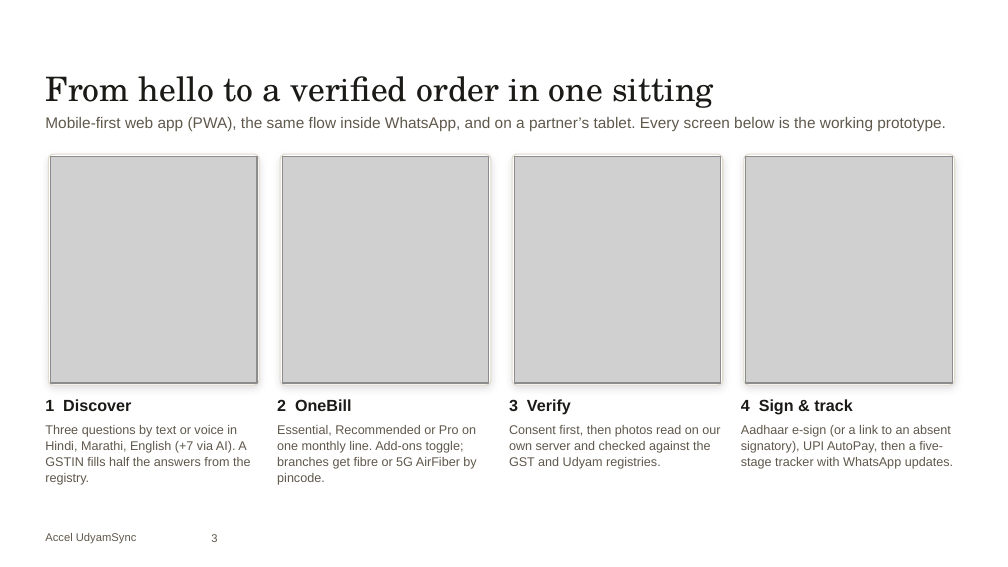
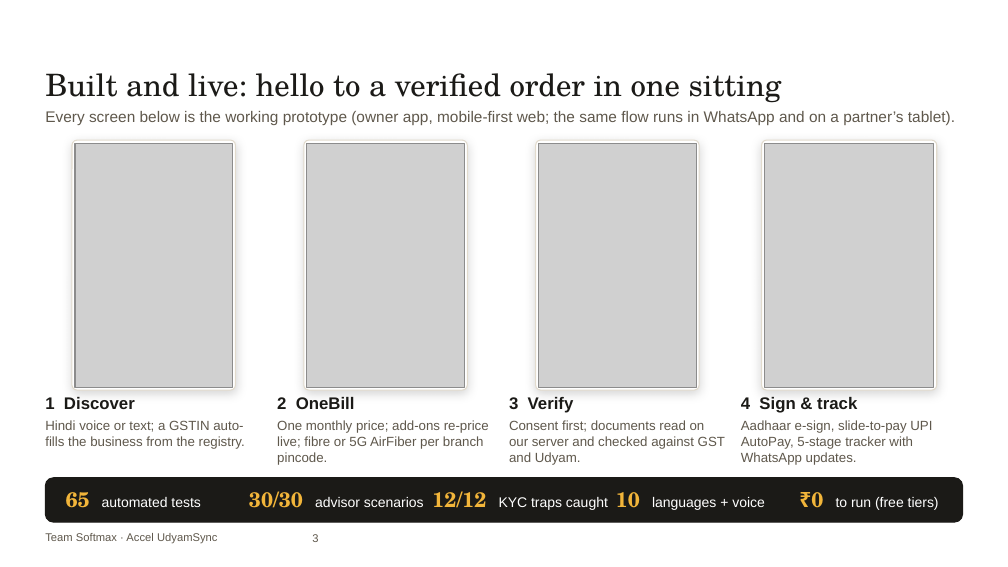
Before and after one commit to ac265640/UdyamSync, a slide deck: slide 3 of submission/UdyamSync_Submission.pptx. Drawn at 1008x567 pixels with LibreOffice and Linux fonts; fonts in the diff are those of the drawing; grey boxes stand for pictures; background and template pictures are left out. Boxes give left, top, right and bottom in pixels: in the first picture for what was removed or moved away, otherwise in the second. Text is boxed around its words. In the diff, an @@ line names an element or a change of style, - is before the commit and + after.

Commit message:
Submission deck v2: Team Softmax, prominent demo/GitHub links, live-platform screenshots and numbers

```diff
--- a/submission/UdyamSync_Submission.pptx
+++ b/submission/UdyamSync_Submission.pptx
@@ text at [45,73,782,103]: text changed; size 24 to 22 pt @@
-From hello to a verified order in one sitting
+Built and live: hello to a verified order in one sitting
@@ text at [45,111,955,125]: text changed @@
-Mobile-first web app (PWA), the same flow inside WhatsApp, and on a partner’s tablet. Every screen below is the working prototype.
+Every screen below is the working prototype (owner app, mobile-first web; the same flow runs in WhatsApp and on a partner’s tablet).
@@ rounded rectangle: place and size @@
-rounded rectangle at [48,154,259,385]
+rounded rectangle at [72,140,235,390]
@@ picture: place and size @@
-picture at [50,156,257,383]
+picture at [75,143,232,387]
@@ rounded rectangle: place and size @@
-rounded rectangle at [280,154,491,385]
+rounded rectangle at [303,140,467,390]
@@ picture: place and size @@
-picture at [282,156,489,383]
+picture at [306,143,464,387]
@@ shadow changed; proportions changed in 4 elements at [762,140,937,390], [72,140,235,390], [303,140,467,390], [535,140,699,390] @@
@@ rounded rectangle: place and size @@
-rounded rectangle at [512,154,723,385]
+rounded rectangle at [535,140,699,390]
@@ picture: place and size @@
-picture at [514,156,721,383]
+picture at [538,143,696,387]
@@ rounded rectangle: place and size @@
-rounded rectangle at [744,154,955,385]
+rounded rectangle at [762,140,937,390]
@@ picture: place and size @@
-picture at [746,156,953,383]
+picture at [765,143,934,387]
@@ size 11.5 to 12 pt in 4 elements at [277,397,355,409], [45,397,135,409], [509,397,574,413], [741,397,857,413] @@
@@ text at [45,420,245,449]: text changed; size 9 to 9.5 pt @@
-Three questions by text or voice in Hindi, Marathi, English (+7 via AI). A GSTIN fills half the answers from the registry.
+Hindi voice or text; a GSTIN auto-fills the business from the registry.
@@ text at [277,420,489,465]: text changed; size 9 to 9.5 pt @@
-Essential, Recommended or Pro on one monthly line. Add-ons toggle; branches get fibre or 5G AirFiber by pincode.
+One monthly price; add-ons re-price live; fibre or 5G AirFiber per branch pincode.
@@ text at [509,420,725,465]: text changed; size 9 to 9.5 pt @@
-Consent first, then photos read on our own server and checked against the GST and Udyam registries.
+Consent first; documents read on our server and checked against GST and Udyam.
@@ text at [741,420,932,465]: text changed; size 9 to 9.5 pt @@
-Aadhaar e-sign (or a link to an absent signatory), UPI AutoPay, then a five-stage tracker with WhatsApp updates.
+Aadhaar e-sign, slide-to-pay UPI AutoPay, 5-stage tracker with WhatsApp updates.
@@ rounded rectangle added at [45,478,963,522], fill #1B1A17, outline #1B1A17 0.75 pt @@
@@ text added at [66,492,200,508], 10 pt, text #FFFFFF @@
+65 automated tests
@@ text added at [249,491,424,508], 10 pt, text #FFFFFF @@
+30/30 advisor scenarios
@@ text added at [432,491,608,510], 10 pt, text #FFFFFF @@
+12/12 KYC traps caught
@@ text added at [616,492,765,510], 10 pt, text #FFFFFF @@
+10 languages + voice
@@ text added at [811,492,939,510], 10 pt, text #FFFFFF @@
+₹0 to run (free tiers)
@@ text at [45,533,218,544]: text changed @@
-Accel UdyamSync
+Team Softmax · Accel UdyamSync
@@ page number: place and size @@
-page number at [211,534,217,542]
+page number at [312,534,318,542]
```
Also in this commit, not shown: 5 other slides changed, 1 slide added, 1 slide removed, 7 other files.
